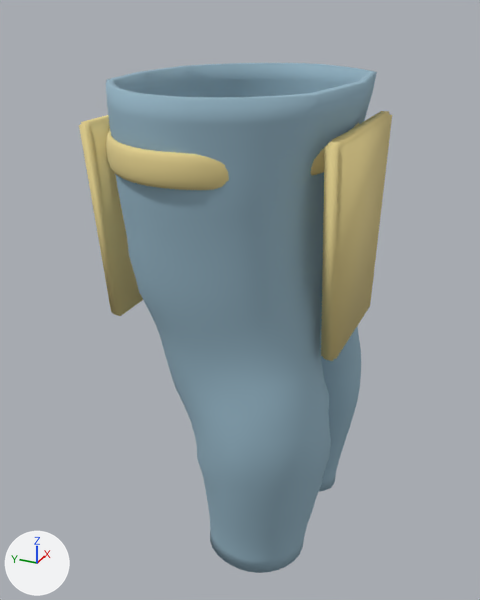
What one commit did to the FBX model SteveTheTroll-Blender/exports/Pants.fbx.
One viewpoint serves both versions: a 50 mm camera at (-0.982, -0.443, 1.093) aimed at (-0.003, -0.002, 0.603). Every picture has the same lights, and +X, +Y and +Z are marked at lower left. The picture after the commit comes second. Where no turn or scale is listed for an object, it has been applied to the vertices.

The older version as bpy lines, for what is in view:
```python
me_costumelegs = bpy.data.meshes.new('CostumeLegs')
me_costumelegs.from_pydata(...)  # 3480 vertices, 3478 faces; spans x -0.259..0.259, y -0.21..0.202, z 0.17..0.981
# faces by material slot: [2746, 732]
me_costumelegs.materials.append(mat_plush_blue)  # greyish blue #95b5c5
me_costumelegs.materials.append(mat_straw_yellow)  # yellow #e7d490
ob_costumelegs = bpy.data.objects.new('CostumeLegs', me_costumelegs)
ob_costumelegs.location = (0.0, 0.0, 0.0)
```
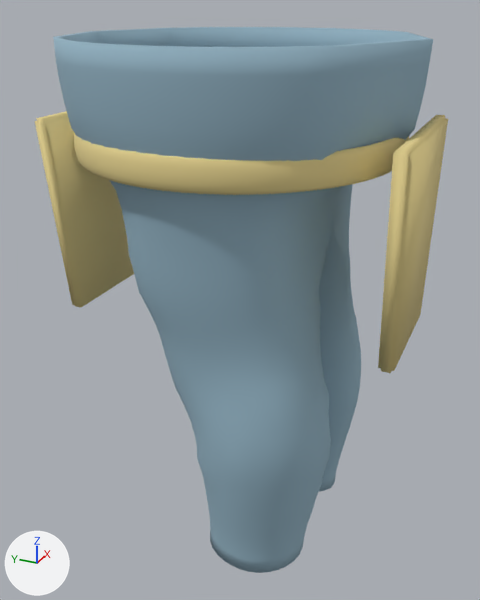
Where the change shows, as pixel boxes (x1, y1, x2, y2) in the pictures (480 x 600 px; the box of a moved part takes in the faces that stretch with it):
```json
{"object": "CostumeLegs", "change": "reshaped", "before": [79, 63, 392, 573], "after": [35, 27, 448, 573], "on screen": "32% wider, 7% taller"}
{"part": 1, "of": "me_costumelegs", "change": "moved or reshaped", "before": [106, 123, 359, 190], "after": [74, 133, 409, 195]}
{"part": 2, "of": "me_costumelegs", "change": "moved or reshaped", "before": [79, 115, 143, 316], "after": [35, 111, 134, 307]}
{"part": 3, "of": "me_costumelegs", "change": "moved or reshaped", "before": [321, 111, 392, 361], "after": [378, 115, 448, 373]}
{"part": 4, "of": "me_costumelegs", "change": "moved or reshaped", "before": [106, 63, 377, 236], "after": [53, 27, 433, 236]}
```

Scene script edits in JSON lines:
```json
{"block": "me_costumelegs", "where": "# used by ob_costumelegs; location = (0.0, 0.0, 0.0)"}
{"op": "remove", "block": "me_costumelegs", "code": "me_costumelegs.from_pydata(...)  # 3480 vertices, 3478 faces; spans x -0.259..0.259, y -0.21..0.202, z 0.17..0.981"}
{"op": "add", "block": "me_costumelegs", "code": "me_costumelegs.from_pydata(...)  # 3600 vertices, 3598 faces; spans x -0.277..0.277, y -0.3..0.286, z 0.17..1.04"}
{"block": "me_costumelegs", "change": "me_costumelegs part 1: the loose piece of 672 vertices spanning x -0.259..0.259, y -0.183..0.181, z 0.867..0.913 is scaled about its middle by (1.04, 1.42, 1), then moved by (0.0, -0.005, 0.0)"}
{"block": "me_costumelegs", "change": "me_costumelegs part 2: the loose piece of 32 vertices spanning x -0.149..0.149, y 0.178..0.202, z 0.58..0.92 is moved by (0.0, 0.084, 0.0)"}
{"block": "me_costumelegs", "change": "me_costumelegs part 3: the loose piece of 32 vertices spanning x -0.149..0.149, y -0.21..-0.186, z 0.58..0.92 is moved by (0.0, -0.089, 0.0)"}
{"block": "me_costumelegs", "change": "me_costumelegs part 4: 330 vertices moved from x -0.253..0.253, y -0.199..0.181, z 0.8..0.981 to x -0.275..0.275, y -0.282..0.269, z 0.802..0.981; 22 vertices removed from x -0.235..0.235, y -0.187..0.168, z 0.979..0.981; 142 vertices added at x -0.277..0.277, y -0.286..0.271, z 0.981..1.04"}
```
